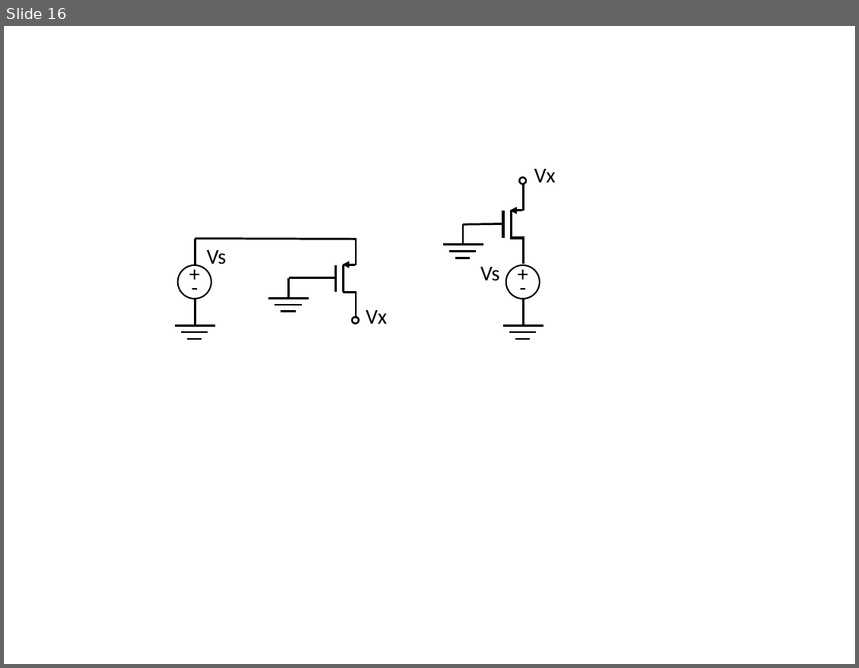
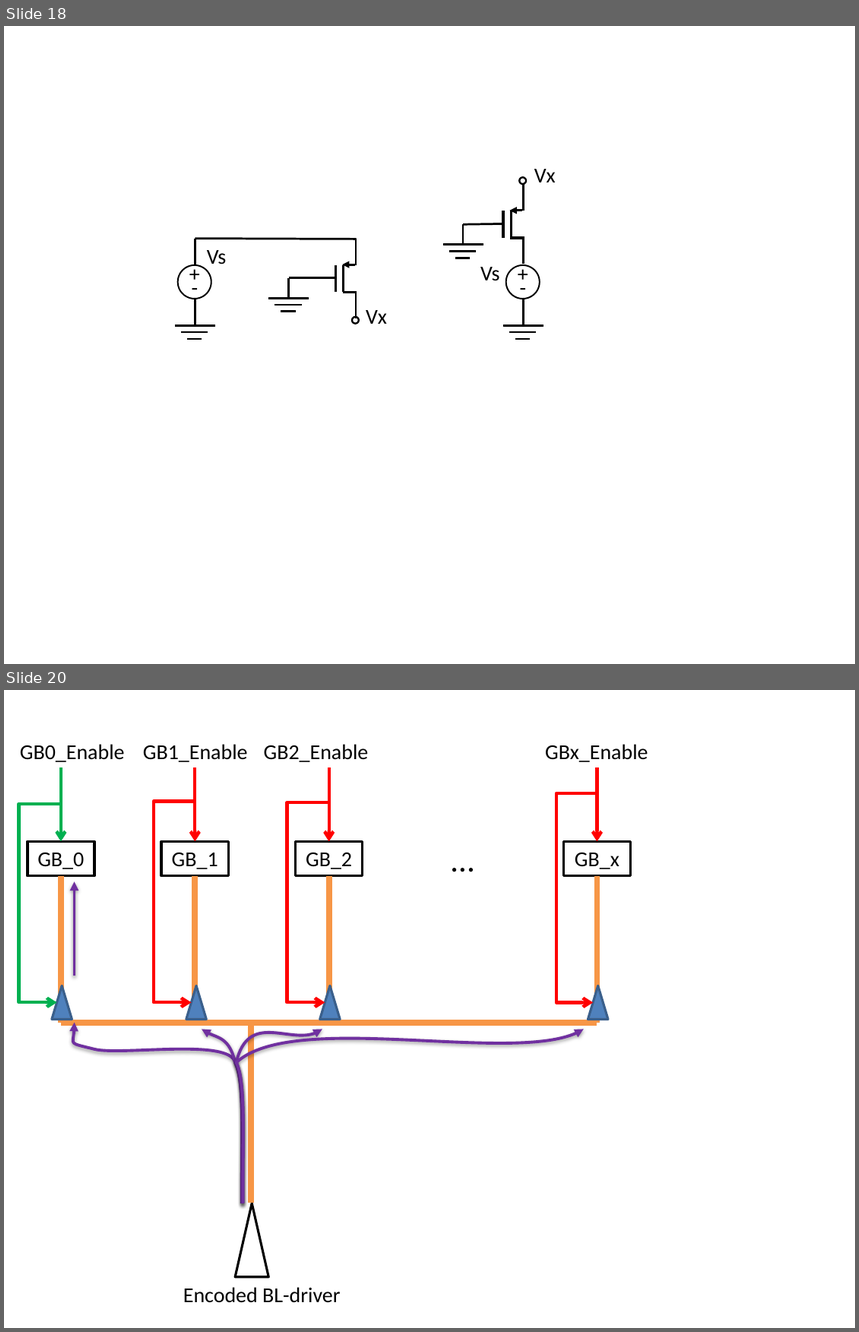
Before and after one commit to alexander-standaert/Thesis-Design-of-RRam, a slide deck: Thesis/fig/figure presentation.pptx. Shown one above the other, each under a label of ours: slide 16 before the commit, slides 18 and 20 after it; the slides between them are not shown. The pictures are 859x668 and 859x1332 pixels, drawn with LibreOffice and Linux fonts; fonts in the diff are those of the drawing. Boxes give left, top, right and bottom in pixels: in the first picture for what was removed or moved away, otherwise in the second. Text is boxed around its words. In the diff, an @@ line names an element or a change of style, - is before the commit and + after.

```diff
--- a/Thesis/fig/figure presentation.pptx
+++ b/Thesis/fig/figure presentation.pptx
@@ slide 20 added at <box>4,690,855,1328</box>, background #FFFFFF @@
@@ group added at <box>19,744,648,1303</box>: 6 texts, 6 lines, 5 triangles, 5 arrows, 4 rectangles, 4 freeform shapes, 4 elbow arrows @@
+GB_0
+GB_1
+GB_2
+GB_x
+Encoded BL-driver
+…
+GB0_Enable
+GB1_Enable
+GB2_Enable
+GBx_Enable
@@ what was slide 16 is now slide 18 @@
```
Also in this commit, not shown: 1 slide changed, 4 other slides added, 21 other files.
